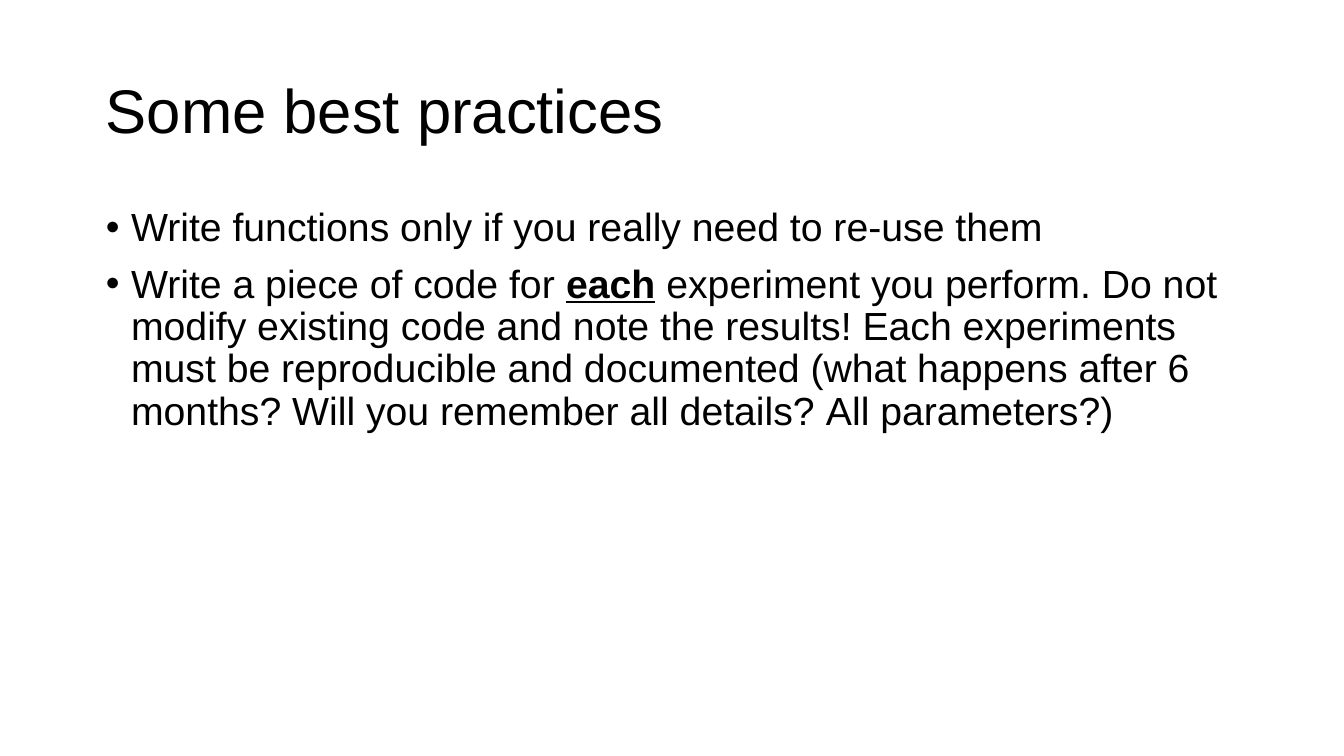
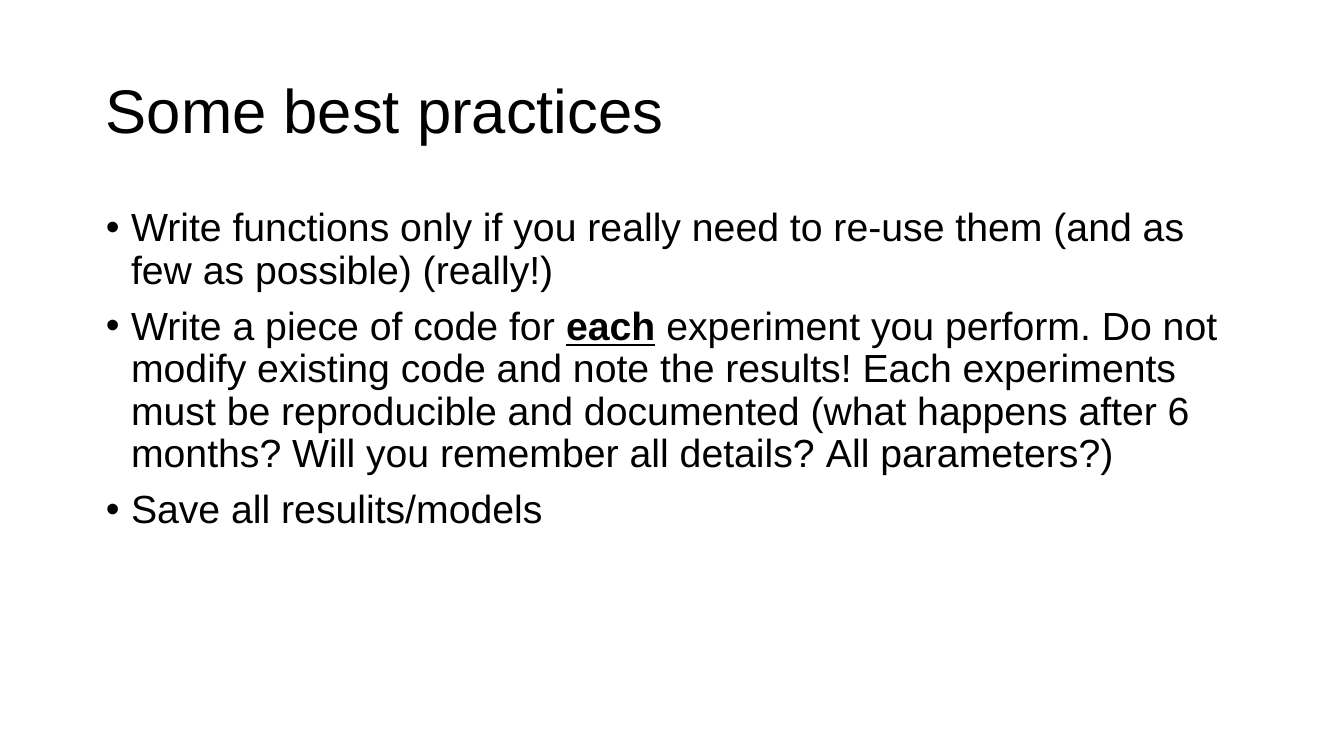
Before and after one commit to toelt-llc/MACHINE-LEARNING-SCHOOL-INAF, a slide deck: slide 47 of DAY1/04 - Introduction to python and scikit-learn/Introduction Python and Scikit-learn.pptx (slide 45 before the commit). Drawn at 1344x756 pixels with LibreOffice and Linux fonts; fonts in the diff are those of the drawing; background and template pictures are left out. Boxes give left, top, right and bottom in pixels: in the first picture for what was removed or moved away, otherwise in the second. Text is boxed around its words. In the diff, an @@ line names an element or a change of style, - is before the commit and + after.

```diff
--- a/DAY1/04 - Introduction to python and scikit-learn/Introduction Python and Scikit-learn.pptx
+++ b/DAY1/04 - Introduction to python and scikit-learn/Introduction Python and Scikit-learn.pptx
@@ text at <box>131,212,1184,292</box>: text changed @@
-• Write functions only if you really need to re-use them
+• Write functions only if you really need to re-use them (and as few as possible) (really!)
@@ text at <box>131,494,542,524</box>: paragraph added @@
+• Save all resulits/models
```
Also in this commit, not shown: 3 other slides changed, 7 slides added, 4 slides removed, 6 other files.
